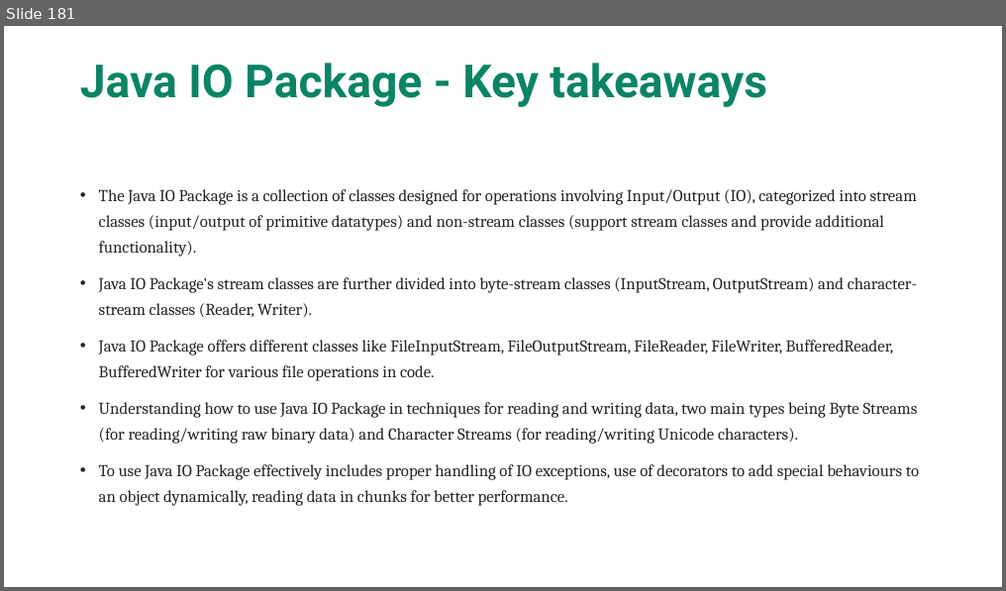
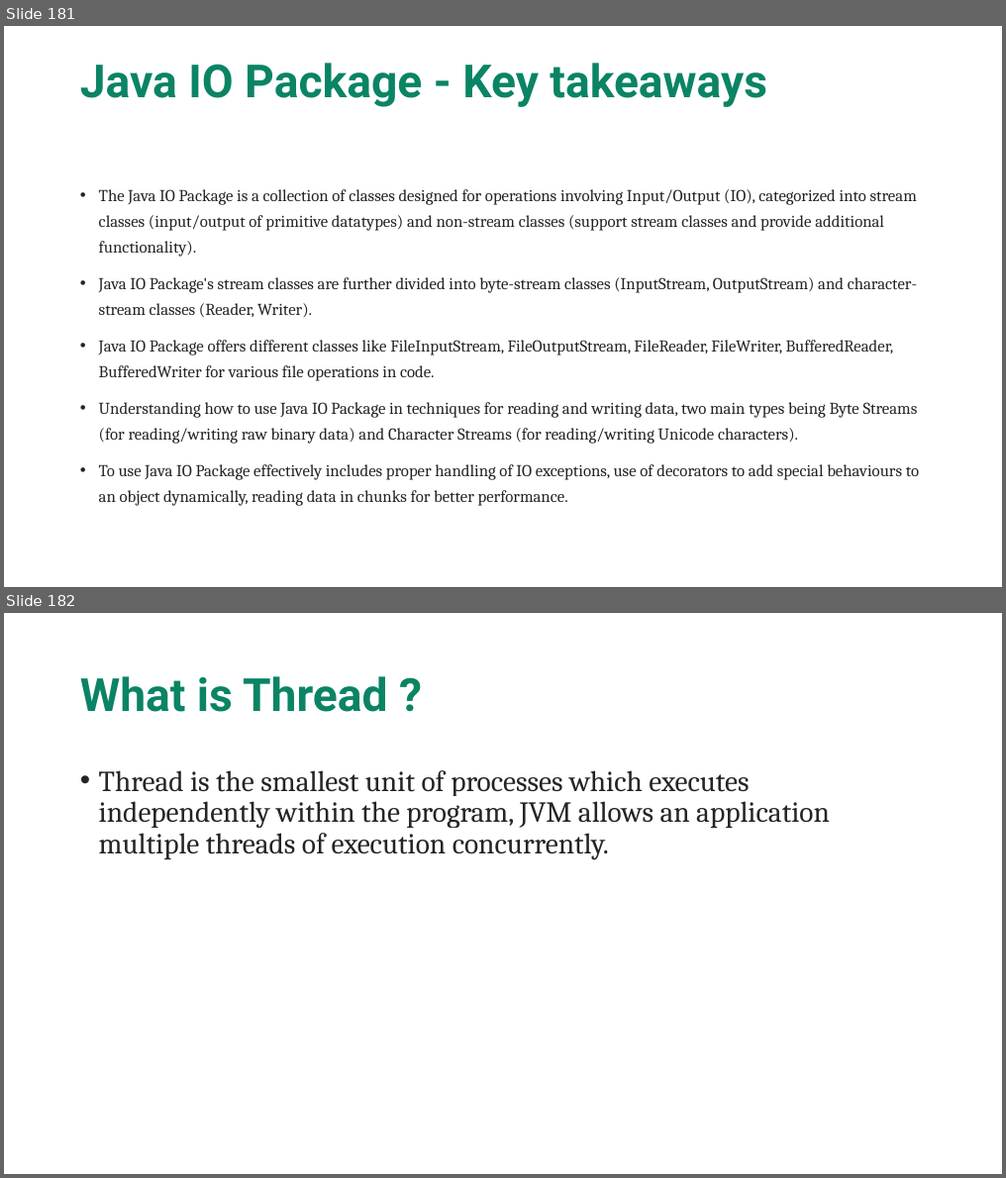
Before and after one commit to maddireddy/Core-Java, a slide deck: Notes/Core_Java.pptx. Shown one above the other, each under a label of ours: slide 181 before the commit, slides 181 and 182 after it. The pictures are 1006x591 and 1006x1178 pixels, drawn with LibreOffice and Linux fonts; fonts in the diff are those of the drawing. Boxes give left, top, right and bottom in pixels: in the first picture for what was removed or moved away, otherwise in the second. Text is boxed around its words. In the diff, an @@ line names an element or a change of style, - is before the commit and + after.

```diff
--- a/Notes/Core_Java.pptx
+++ b/Notes/Core_Java.pptx
@@ slide 182 added at (4,613,1002,1174), background #FFFFFF @@
@@ title added at (80,676,388,712), 44 pt, text #0A8464, bold @@
+What is Thread ?
@@ text added at (99,770,830,861), 28 pt, text #242424 @@
+• Thread is the smallest unit of processes which executes independently within the program, JVM allows an application multiple threads of execution concurrently.
```
Also in this commit, not shown: 22 other slides added, 12 other files.
